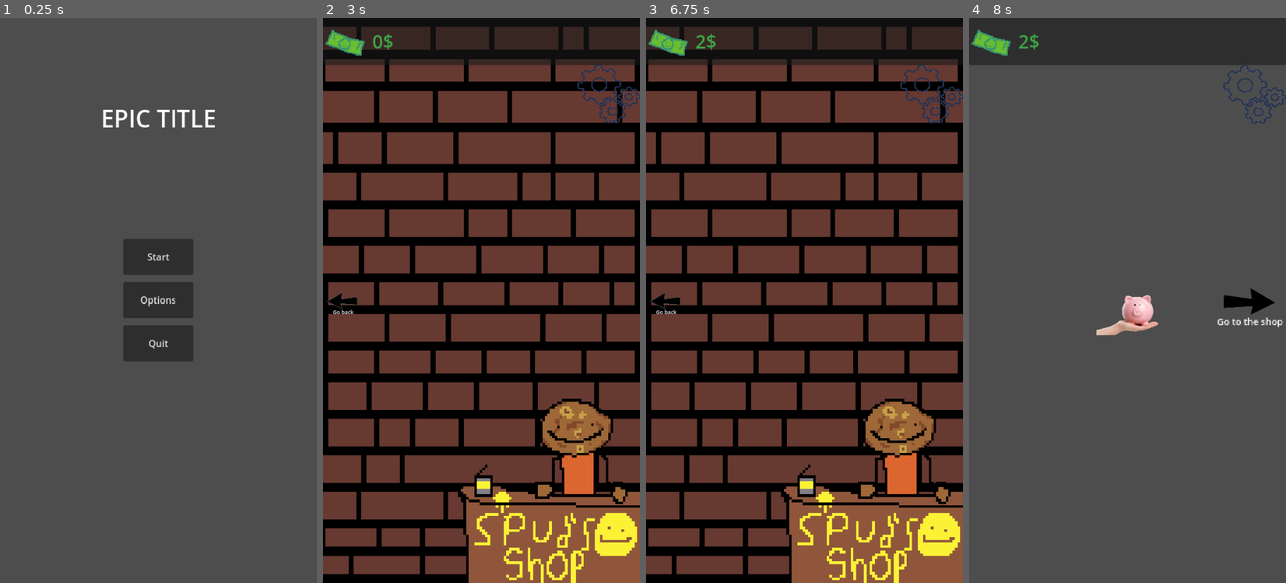
Above: before the commit, frames 1-4 (left to right).
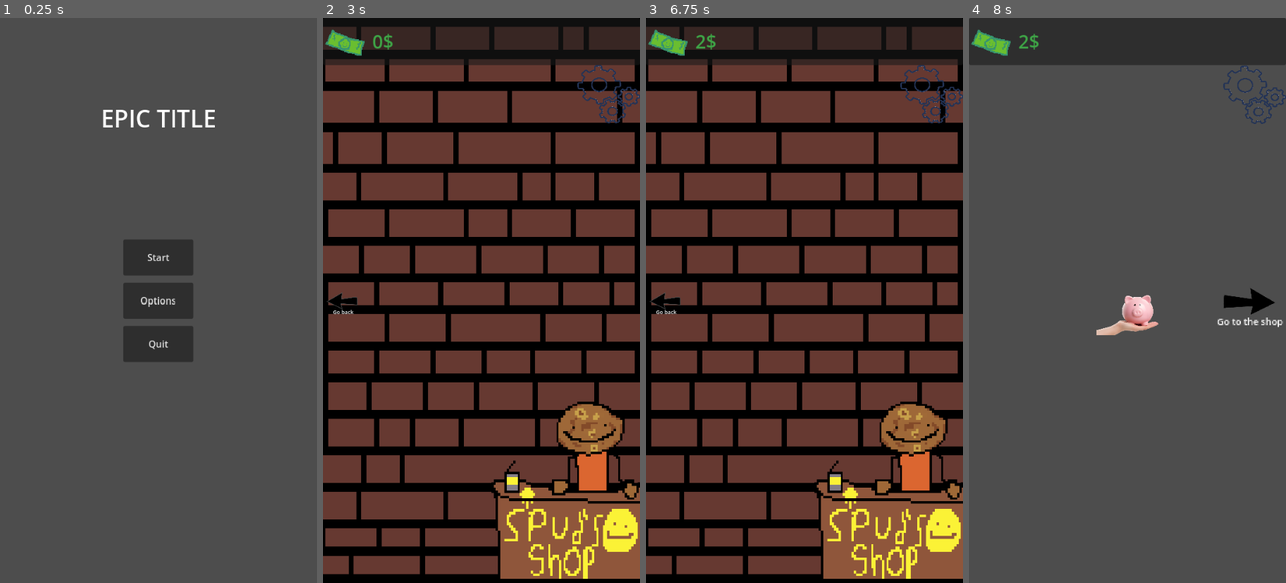
Above: after the commit, the same moments.

Repository: digitalpotato96/Clicker_Game
Game: Godot game, scene res://Scenes/main_menu.tscn
Two runs of this game, one before a commit and one after it. Both use one fixed random seed, a clock stepped at 60 frames per second and the inputs below.
Inputs (mouse positions are in pixels of both pictures, inside the frame that each line leads up to):
- Up to frame 1 (0.25 s): no input
- Up to frame 2 (3 s): click "Start" at 0.5 s; click (608, 97) at 1.25 s; click "Start" at 2 s; click (605, 300) at 2.75 s
- Up to frame 3 (6.75 s): click (931, 91) at 3.5 s; click "Start" at 4.25 s; click (804, 306) at 5 s; click (804, 306) at 5.75 s; click (928, 300) at 6.5 s
- Up to frame 4 (8 s): click (988, 300) at 7.25 s

The runs differ from the first frame. In frame 1, 0.2% of the frame differs, in the area x 39-61%, y 41-59%; in frame 2, 7.8%, in the area x 42-100%, y 67-100%; in frame 3, 7.8%; in frame 4, nothing differs.

Commit message:
Bug fixing
Added apk icon and fixed settings and scaleling

Diff:
--- a/Scenes/main_menu.tscn
+++ b/Scenes/main_menu.tscn
@@ -6,6 +6,7 @@
 script = ExtResource("1_06t4h")
 
 [node name="Control" type="Control" parent="."]
+layout_direction = 4
 layout_mode = 3
 anchors_preset = 0
 offset_right = 543.0
@@ -16,9 +17,12 @@
 metadata/_edit_use_anchors_ = true
 
 [node name="VBoxContainer" type="VBoxContainer" parent="Control"]
-layout_mode = 2
+layout_mode = 1
+anchors_preset = 15
 anchor_right = 1.0
-anchor_bottom = 0.998938
+anchor_bottom = 1.0
+grow_horizontal = 2
+grow_vertical = 2
 theme_override_constants/separation = 12
 alignment = 1
 metadata/_edit_use_anchors_ = true
--- a/Scenes/shop_scene.tscn
+++ b/Scenes/shop_scene.tscn
@@ -55,12 +55,13 @@
 [node name="Desk" type="TextureRect" parent="Shop ui"]
 z_index = 2
 anchors_preset = -1
-anchor_left = 0.393
-anchor_top = 0.674
+anchor_left = 0.5
+anchor_top = 0.687
 anchor_right = 1.0
 anchor_bottom = 1.0
-offset_left = -0.220001
-offset_top = -0.0400391
+offset_left = 2.0
+offset_top = -48.52
+offset_bottom = -7.0
 grow_horizontal = 0
 grow_vertical = 0
 texture = ExtResource("1_njw01")
@@ -69,12 +70,14 @@
 [node name="Spud" type="TextureRect" parent="Shop ui/Desk"]
 layout_mode = 1
 anchors_preset = -1
-anchor_top = 0.105
+anchor_left = 0.019
+anchor_top = 0.085
 anchor_right = 1.0
 anchor_bottom = 1.0
-offset_left = 29.0
-offset_top = -18.875
-offset_bottom = 9.33334
+offset_left = -0.0920005
+offset_top = -0.0699997
+offset_right = 17.0
+offset_bottom = 59.0
 grow_horizontal = 2
 grow_vertical = 2
 texture = ExtResource("2_6rmb7")
--- a/project.godot
+++ b/project.godot
@@ -11,9 +11,10 @@
 [application]
 
 config/name="Mobile game test"
+config/version="0.5"
 run/main_scene="uid://byykwmrxmygbn"
 config/features=PackedStringArray("4.4", "Mobile")
-config/icon="res://Assets/icon.svg"
+config/icon="uid://bdavqlkcl5wwk"
 
 [autoload]
 
@@ -25,7 +26,7 @@
 window/size/viewport_height=960
 window/stretch/mode="viewport"
 window/stretch/aspect="expand"
-window/handheld/orientation=1
+window/handheld/orientation=5
 
 [input]
 
Not shown, added: Assets/Apk icon.jpg.import
